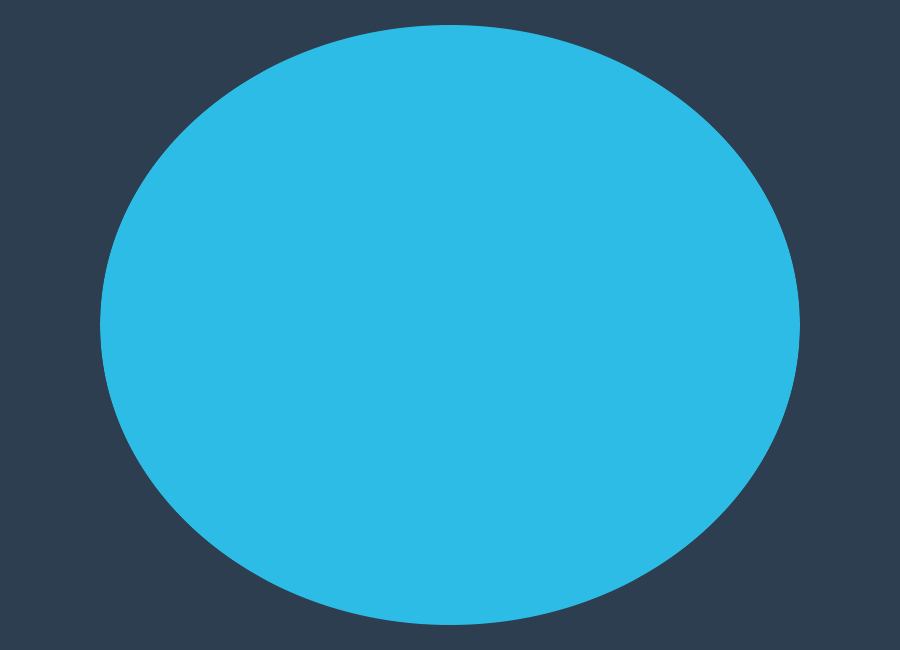
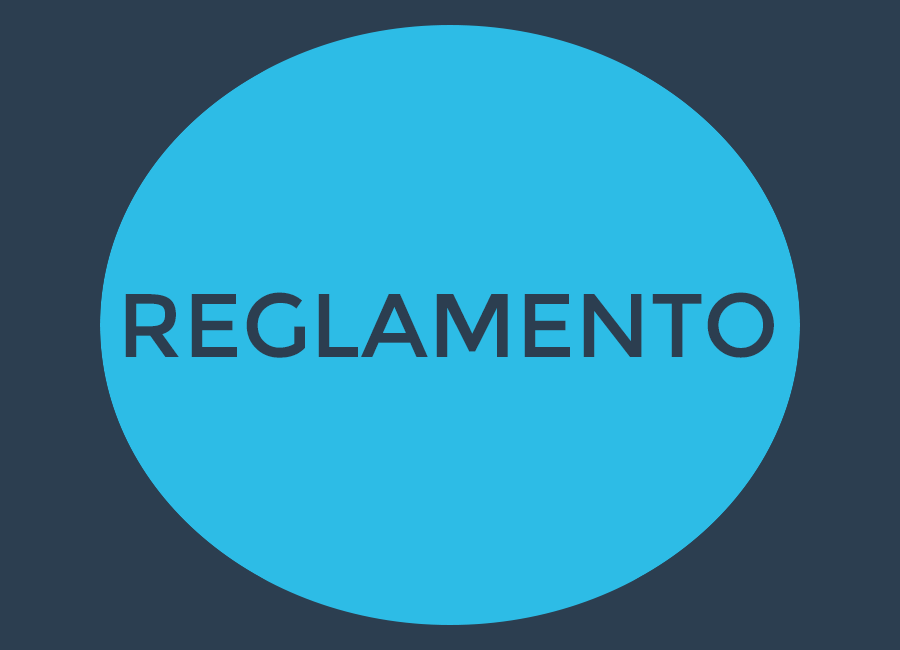
Revision of a layered 900×650 image; what changed, layer by layer:
added layer "REGLAMENTACION" above "UTILIDADES" over [125,292,774,358]
